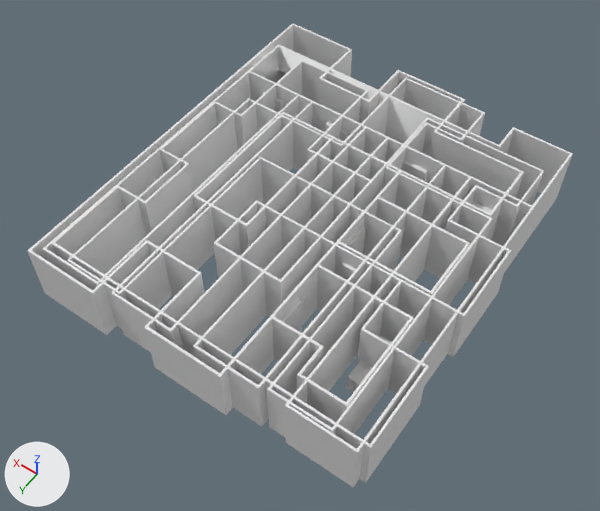
Before and after pictures for a commit that changed the FBX model resources/walls2.fbx.
Both versions are drawn from a 50 mm camera at (-29.2, 44.1, 64.9) aimed at (0.2, 2.9, 0.2). The lights are fixed; the arrows at lower left show +X, +Y and +Z. Where no turn or scale is listed for an object, it has been applied to the vertices.

In view in the first picture: 'Buttons.005', 'Desk', 'DoorHole', 'DoorHole.001', 'DoorHole.002', 'DoorHole.004', 'DoorHole.005', 'DoorHole.006', 'Safe', 'Walls', 'Walls02', 'Walls03', 'Walls04'.
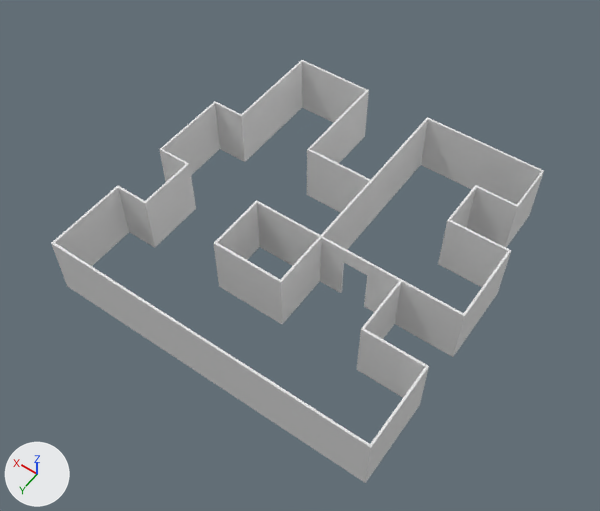
Scene script edits in JSON lines:
```json
{"op": "remove", "block": "ob_doorhole_006", "code": ["ob_doorhole_006 = bpy.data.objects.new('DoorHole.006', me_cube_041)", "ob_doorhole_006.location = (-6.47, 3.27, 1.34)"]}
{"op": "remove", "block": "ob_doorhole_002", "code": ["ob_doorhole_002 = bpy.data.objects.new('DoorHole.002', me_cube_037)", "ob_doorhole_002.location = (-4.31, -11.29, 1.34)"]}
{"op": "remove", "block": "ob_doorhole_001", "code": ["ob_doorhole_001 = bpy.data.objects.new('DoorHole.001', me_cube_016)", "ob_doorhole_001.location = (-4.04, 0.2, 1.34)"]}
{"op": "remove", "block": "ob_doorhole_004", "code": ["ob_doorhole_004 = bpy.data.objects.new('DoorHole.004', me_cube_039)", "ob_doorhole_004.location = (5.28, -11.29, 1.34)"]}
{"op": "remove", "block": "ob_desk", "code": ["ob_desk = bpy.data.objects.new('Desk', me_cube)", "ob_desk.location = (-12.75, 8.78, 0.18)"]}
{"op": "remove", "block": "ob_buttonspanel", "code": ["ob_buttonspanel = bpy.data.objects.new('ButtonsPanel', me_cube_020)", "ob_buttonspanel.location = (-4.32, 8.66, 2.44)"]}
{"op": "remove", "block": "ob_walls04", "code": ["ob_walls04 = bpy.data.objects.new('Walls04', me_cube_043)", "ob_walls04.location = (0.0, 0.0, 2.22)"]}
{"op": "remove", "block": "ob_buttons_007", "code": ["ob_buttons_007 = bpy.data.objects.new('Buttons.007', me_cube_028)", "ob_buttons_007.location = (-4.34, 8.66, 2.49)"]}
{"op": "remove", "block": "ob_buttons_008", "code": ["ob_buttons_008 = bpy.data.objects.new('Buttons.008', me_cube_029)", "ob_buttons_008.location = (-4.34, 8.66, 2.49)"]}
{"op": "remove", "block": "ob_walls", "code": ["ob_walls = bpy.data.objects.new('Walls', me_cube_044)", "ob_walls.location = (-0.52, 0.51, 2.25)"]}
{"op": "remove", "block": "ob_buttons", "code": ["ob_buttons = bpy.data.objects.new('Buttons', me_cube_021)", "ob_buttons.location = (-4.34, 8.66, 2.49)"]}
{"op": "remove", "block": "ob_walls02", "code": ["ob_walls02 = bpy.data.objects.new('Walls02', me_cube_032)", "ob_walls02.location = (0.0, 0.0, 2.24)"]}
{"op": "remove", "block": "ob_doorhole", "code": ["ob_doorhole = bpy.data.objects.new('DoorHole', me_cube_015)", "ob_doorhole.location = (-4.04, 10.7, 1.34)"]}
{"op": "remove", "block": "ob_buttons_002", "code": ["ob_buttons_002 = bpy.data.objects.new('Buttons.002', me_cube_023)", "ob_buttons_002.location = (-4.34, 8.66, 2.49)"]}
{"op": "remove", "block": "ob_doorhole_005", "code": ["ob_doorhole_005 = bpy.data.objects.new('DoorHole.005', me_cube_040)", "ob_doorhole_005.location = (13.71, -11.29, 1.34)"]}
{"op": "remove", "block": "ob_buttons_006", "code": ["ob_buttons_006 = bpy.data.objects.new('Buttons.006', me_cube_027)", "ob_buttons_006.location = (-4.34, 8.66, 2.49)"]}
{"op": "remove", "block": "ob_buttons_009", "code": ["ob_buttons_009 = bpy.data.objects.new('Buttons.009', me_cube_030)", "ob_buttons_009.location = (-4.34, 8.66, 2.49)"]}
{"op": "remove", "block": "ob_buttons_003", "code": ["ob_buttons_003 = bpy.data.objects.new('Buttons.003', me_cube_024)", "ob_buttons_003.location = (-4.34, 8.66, 2.49)"]}
{"op": "remove", "block": "ob_buttons_004", "code": ["ob_buttons_004 = bpy.data.objects.new('Buttons.004', me_cube_025)", "ob_buttons_004.location = (-4.34, 8.66, 2.49)"]}
{"op": "remove", "block": "ob_safe", "code": ["ob_safe = bpy.data.objects.new('Safe', me_cube_011)", "ob_safe.location = (-12.18, -10.76, 0.54)"]}
{"op": "remove", "block": "ob_buttons_005", "code": ["ob_buttons_005 = bpy.data.objects.new('Buttons.005', me_cube_026)", "ob_buttons_005.location = (-4.34, 8.66, 2.49)"]}
```

Boxes [x1, y1, x2, y2] around the edits, measured in the pictures (600 x 511 px):
```json
{"object": "Walls04", "change": "deleted", "before": [43, 44, 573, 487]}
{"object": "Walls", "change": "deleted", "before": [27, 24, 524, 422]}
{"object": "Walls02", "change": "deleted", "before": [67, 78, 493, 438]}
{"object": "Desk", "change": "deleted", "before": [347, 335, 384, 392]}
{"object": "DoorHole", "change": "deleted", "before": [281, 300, 302, 332]}
{"object": "DoorHole.002", "change": "deleted", "before": [402, 160, 428, 182]}
{"object": "DoorHole.001", "change": "deleted", "before": [347, 227, 365, 254]}
{"object": "DoorHole.006", "change": "deleted", "before": [340, 262, 356, 280]}
{"object": "DoorHole.005", "change": "deleted", "before": [262, 92, 284, 112]}
{"object": "DoorHole.004", "change": "deleted", "before": [325, 122, 349, 141]}
{"object": "Safe", "change": "deleted", "before": [471, 201, 492, 213]}
```
